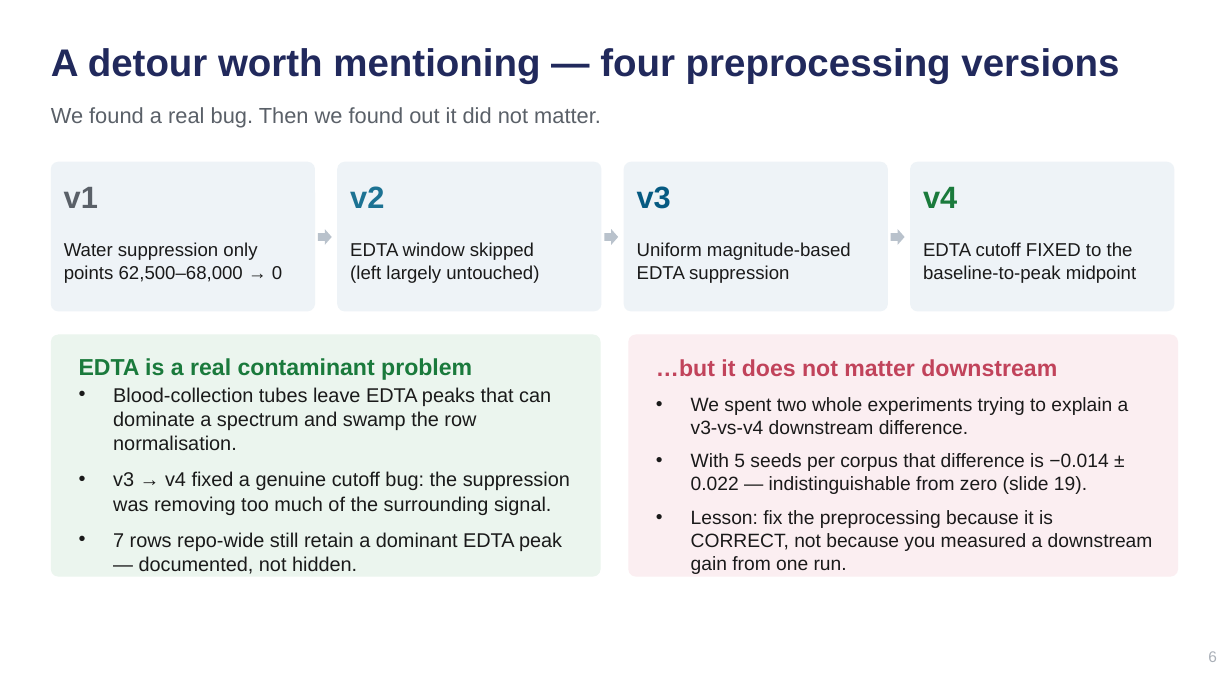
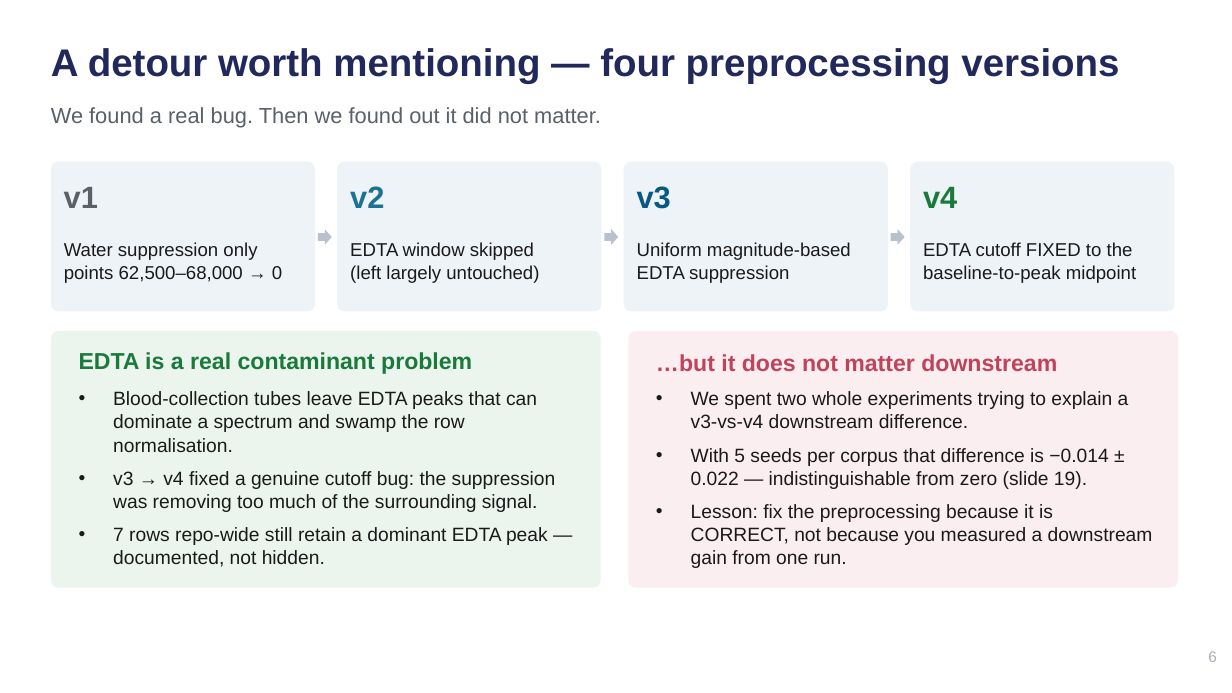
Before and after one commit to rama21094/NMR-Metabolomics-Foundational-Model, a slide deck: slide 6 of docs/Group_Meeting_2026-08-10.pptx. Drawn at 1232x693 pixels with LibreOffice and Linux fonts; fonts in the diff are those of the drawing. Boxes give left, top, right and bottom in pixels: in the first picture for what was removed or moved away, otherwise in the second. Text is boxed around its words. In the diff, an @@ line names an element or a change of style, - is before the commit and + after.

```diff
--- a/docs/Group_Meeting_2026-08-10.pptx
+++ b/docs/Group_Meeting_2026-08-10.pptx
@@ rounded rectangle: place and size @@
-rounded rectangle at <box>51,335,601,577</box>
+rounded rectangle at <box>51,331,601,588</box>
@@ rounded rectangle at <box>51,331,601,588</box>: proportions changed @@
@@ text "EDTA is a real contaminant ...": place and size @@
-text "EDTA is a real contaminant ..." at <box>79,358,472,380</box>
+text "EDTA is a real contaminant ..." at <box>79,352,472,374</box>
@@ rounded rectangle at <box>628,331,1178,588</box>: proportions changed @@
@@ rounded rectangle: place and size @@
-rounded rectangle at <box>628,335,1178,577</box>
+rounded rectangle at <box>628,331,1178,588</box>
@@ text "…but it does not matter ...": place and size @@
-text "…but it does not matter ..." at <box>656,359,1057,376</box>
+text "…but it does not matter ..." at <box>656,354,1057,371</box>
@@ text "Blood-collection tubes leave EDTA peaks ..." at <box>113,391,556,567</box>: size 15.5 to 15 pt; line spacing 19pt to 18pt; less space between paragraphs @@
@@ text "We spent two whole experiments ...": place and size @@
-text "We spent two whole experiments ..." at <box>691,397,1153,574</box>
+text "We spent two whole experiments ..." at <box>691,391,1153,568</box>
```
Also in this commit, not shown: 6 other slides changed, 5 other files.
